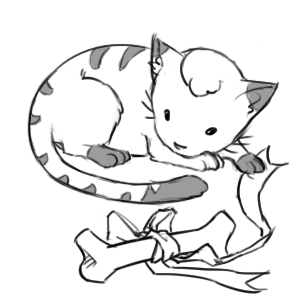
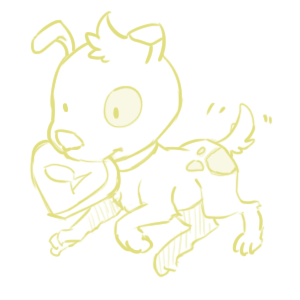
Comparing the layer stacks of the two w=300, h=300 images. Changes:
hid "Layer 6", painted on it over [27, 31, 290, 294]
showed group "1" (3 layers) over [27, 10, 290, 294]
"Layer 7": opacity 39% → 100%, moved it into group "1", painted on it over [27, 10, 290, 294]
"Layer 2": opacity 100% → 92%, painted on it over [29, 10, 274, 278]
hid "Background" over [27, 10, 290, 294]
